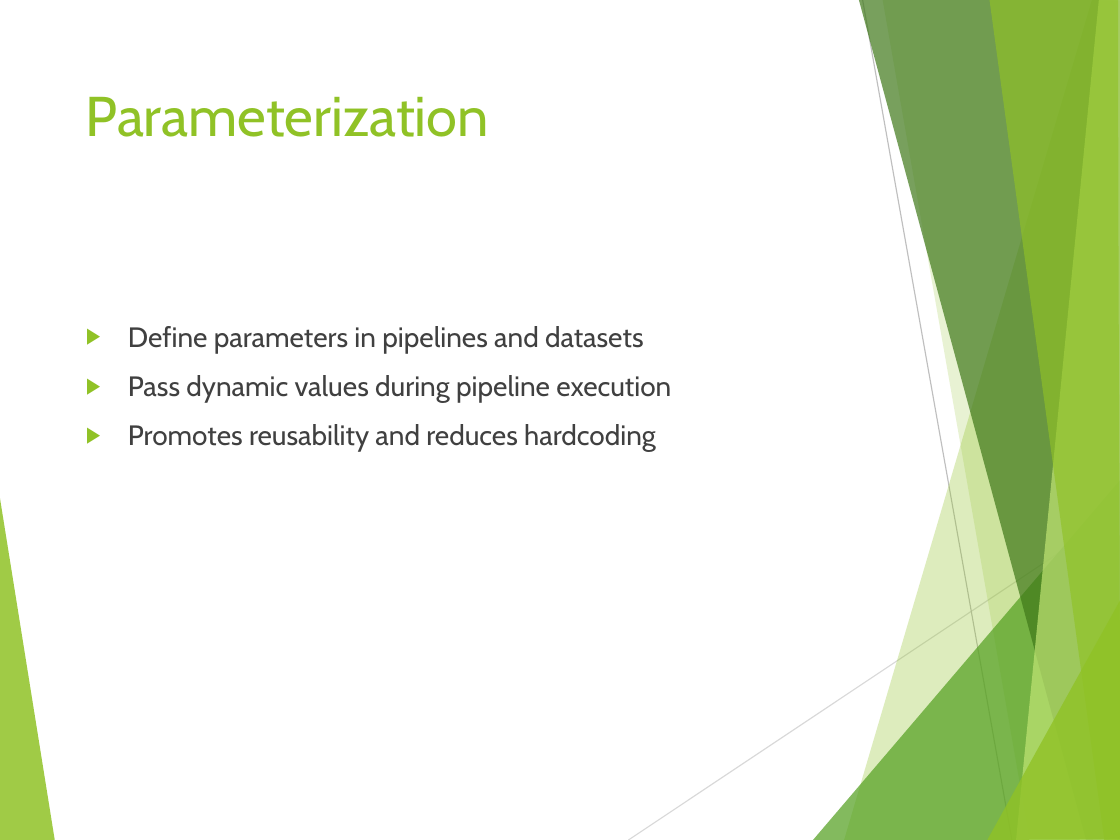
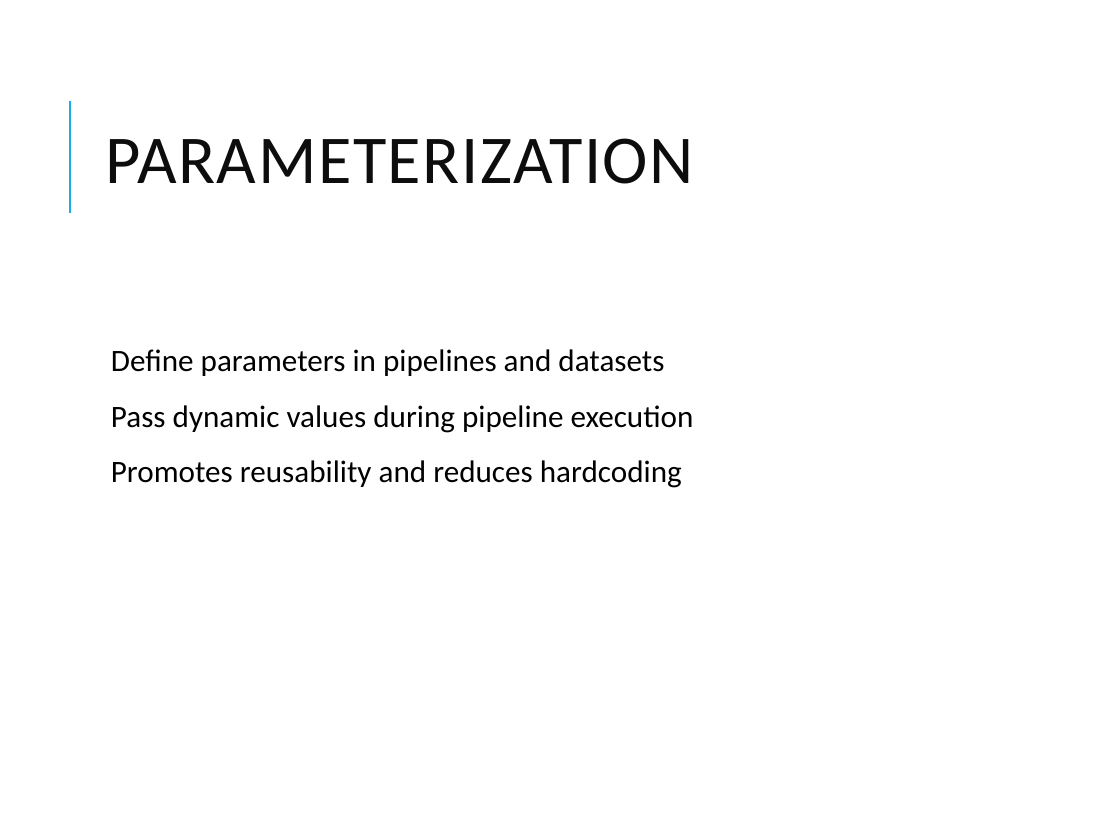
Before and after one commit to vivek1570/DE-Content-WithSnowflakes, a slide deck: slide 5 of Week-1/Day-4/ADF_Advanced_Concepts.pptx (slide 4 before the commit). Drawn at 1120x840 pixels with LibreOffice and Linux fonts; fonts in the diff are those of the drawing. Boxes give left, top, right and bottom in pixels: in the first picture for what was removed or moved away, otherwise in the second. Text is boxed around its words. In the diff, an @@ line names an element or a change of style, - is before the commit and + after.

```diff
--- a/Week-1/Day-4/ADF_Advanced_Concepts.pptx
+++ b/Week-1/Day-4/ADF_Advanced_Concepts.pptx
@@ title "PARAMETERIZATION" at (105,138,694,184): vertical alignment top to middle @@
@@ line added from (69, 213) to (69, 101), #1CADE4 1.5 pt @@
@@ title at (105,138,694,184): text changed; size 36 to 44 pt; font Cabin to Calibri; text colour #90C226 to #0D0D0D @@
-Parameterization
+PARAMETERIZATION
@@ text "Define parameters in pipelines and ...": place and size @@
-text "Define parameters in pipelines and ..." at (128,326,671,452)
+text "Define parameters in pipelines and ..." at (111,349,694,488)
@@ text "Define parameters in pipelines and ..." at (111,349,694,488): size 18 to 20 pt, font Cabin to Calibri, text colour #404040 to #000000; bullet ▶ to  ; line spacing 1 to 0.9; more space between paragraphs; bullet colour #90C226 to #1CADE4 @@
@@ group removed at (0,0,1120,840): 8 freeform shapes, 2 lines @@
```
Also in this commit, not shown: 9 other slides changed, 2 slides added, 20 other files.
